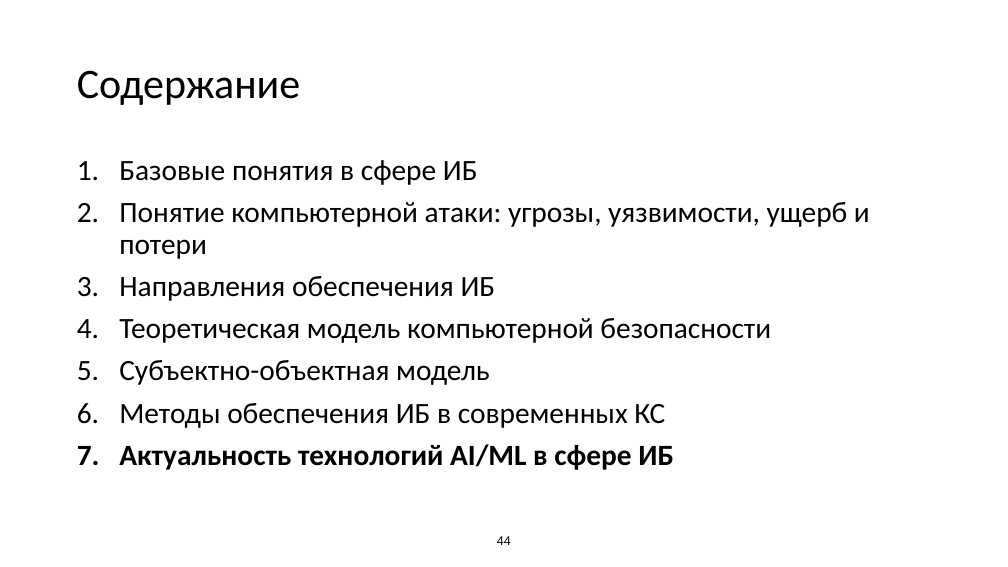
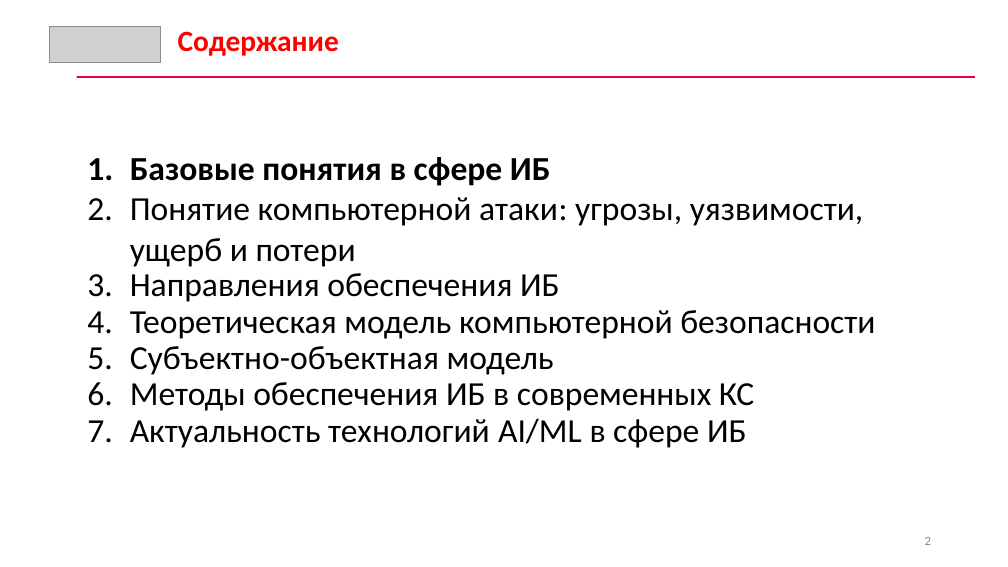
Before and after one commit to CyberLympha/AI-for-IS-Course, a slide deck: slide 2 of Лекции/Введение. Основы ИБ.pptx (slide 44 before the commit). Drawn at 1008x567 pixels with LibreOffice and Linux fonts; fonts in the diff are those of the drawing; grey boxes stand for pictures. Boxes give left, top, right and bottom in pixels: in the first picture for what was removed or moved away, otherwise in the second. Text is boxed around its words. In the diff, an @@ line names an element or a change of style, - is before the commit and + after.

```diff
--- a/Лекции/Введение. Основы ИБ.pptx
+++ b/Лекции/Введение. Основы ИБ.pptx
@@ picture added at (x1=50, y1=26, x2=161, y2=63) @@
@@ text "Содержание" moved from (x1=77, y1=70, x2=300, y2=105) to (x1=178, y1=31, x2=339, y2=56) @@
@@ text "Содержание" at (x1=178, y1=31, x2=339, y2=56): size 40 to 28 pt, text colour #000000 to #FF0000, bold on; line spacing 0.9 to 1; vertical alignment middle to top @@
@@ rectangle added at (x1=76, y1=76, x2=975, y2=78), fill #E20443 @@
@@ text "Базовые понятия в сфере ИБ" moved from (x1=119, y1=160, x2=870, y2=470) to (x1=130, y1=157, x2=875, y2=448) @@
@@ text "Базовые понятия в сфере ИБ" at (x1=130, y1=157, x2=875, y2=448): size 28 to 32 pt; bold on in "Базовые понятия в сфере ИБ"; bold off in "Актуальность технологий AI/ML в сфере ИБ"; less space between paragraphs; line spacing 0.9 to 1 @@
@@ page number removed at (x1=497, y1=536, x2=511, y2=545) @@
-44
@@ page number added at (x1=925, y1=537, x2=931, y2=545), 12 pt, text #8C8C8C @@
+2
```
Also in this commit, not shown: 43 other slides changed, 8 slides added, 1 slide removed, 1 other file.
